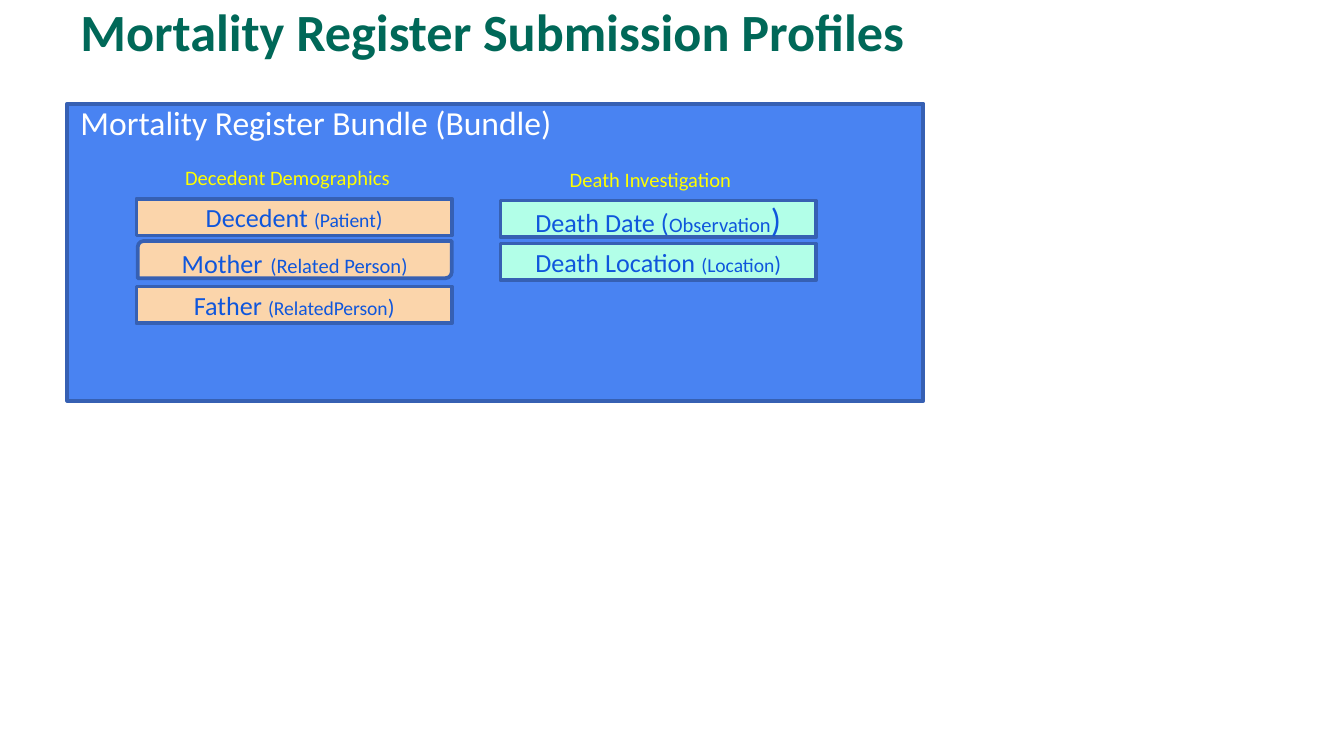
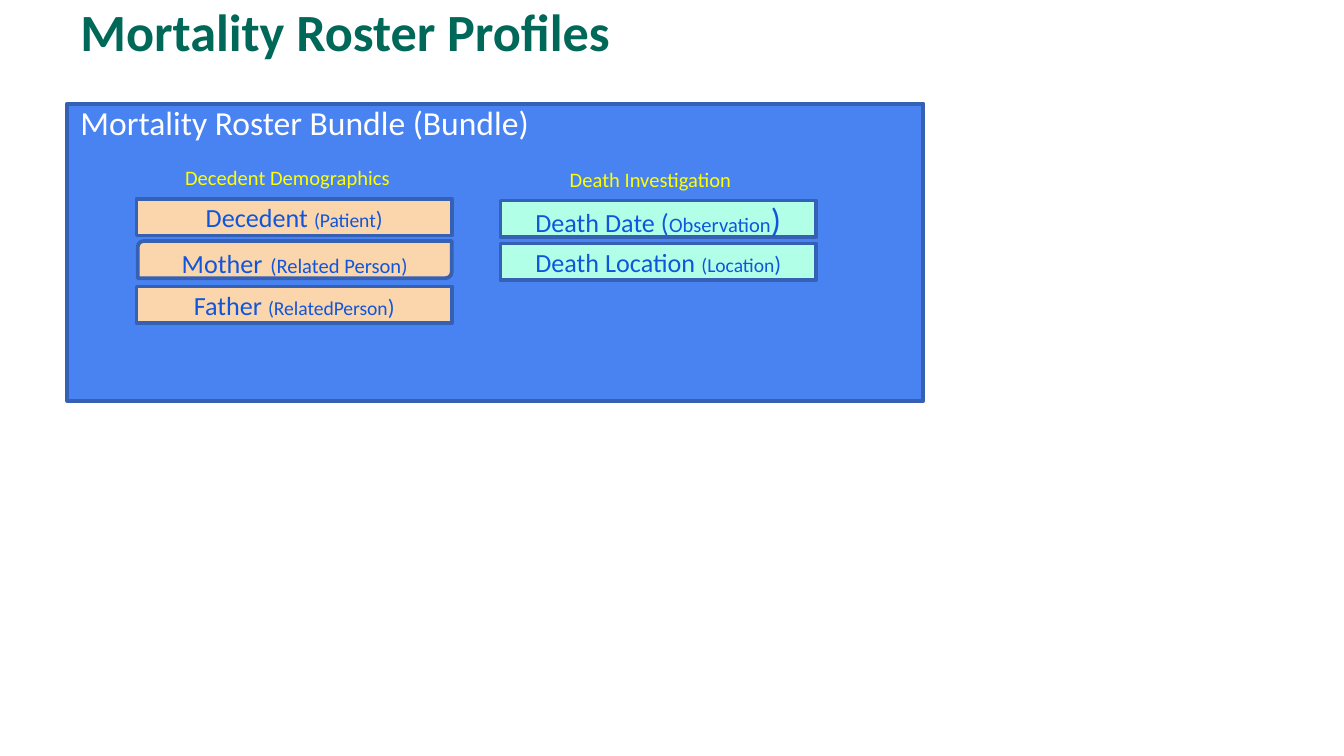
Before and after one commit to HL7/vrdr, a slide deck: slide 18 of input/images/UseCases.pptx. Drawn at 1344x756 pixels with LibreOffice and Linux fonts; fonts in the diff are those of the drawing; background and template pictures are left out. Boxes give left, top, right and bottom in pixels: in the first picture for what was removed or moved away, otherwise in the second. Text is boxed around its words. In the diff, an @@ line names an element or a change of style, - is before the commit and + after.

Commit message:
updated slide

```diff
--- a/input/images/UseCases.pptx
+++ b/input/images/UseCases.pptx
@@ title at <box>80,14,610,60</box>: text changed @@
-Mortality Register Submission Profiles
+Mortality Roster Profiles
@@ text at <box>80,110,529,141</box>: text changed @@
-Mortality Register Bundle (Bundle)
+Mortality Roster Bundle (Bundle)
```
Also in this commit, not shown: 22 other files.
